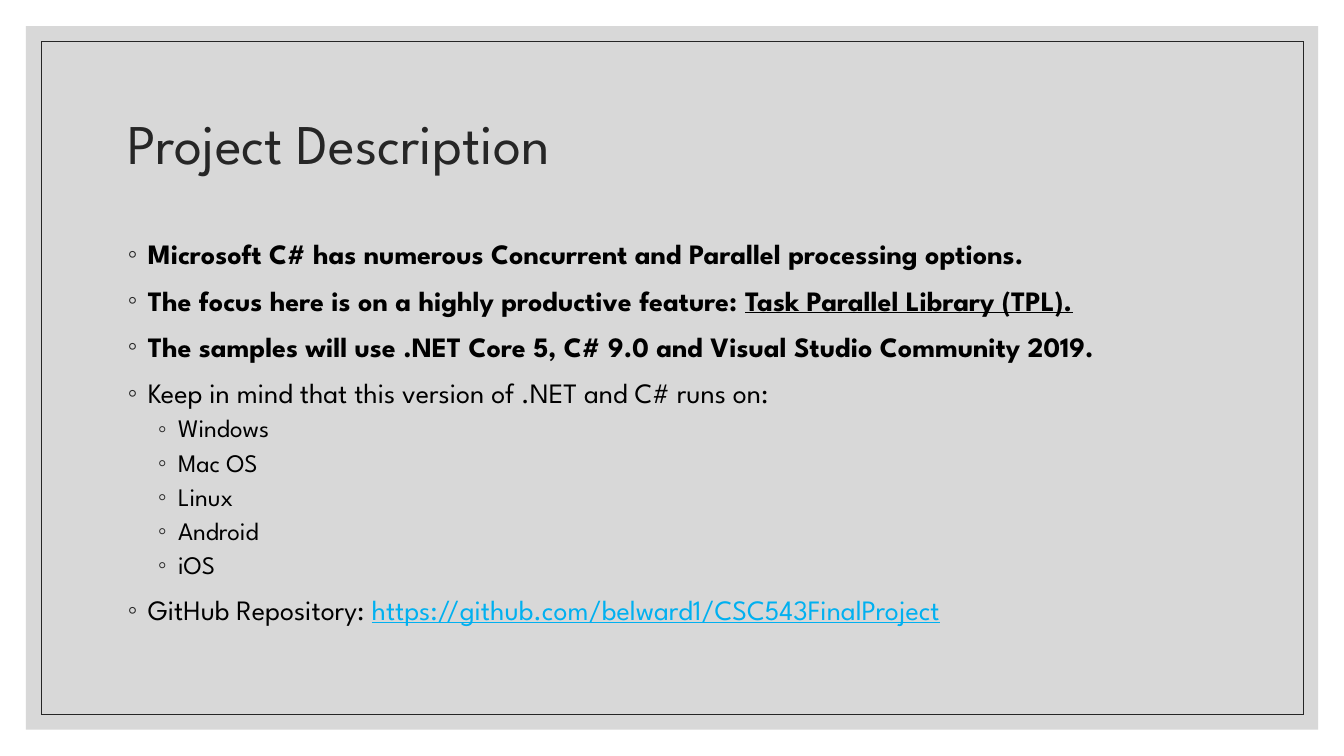
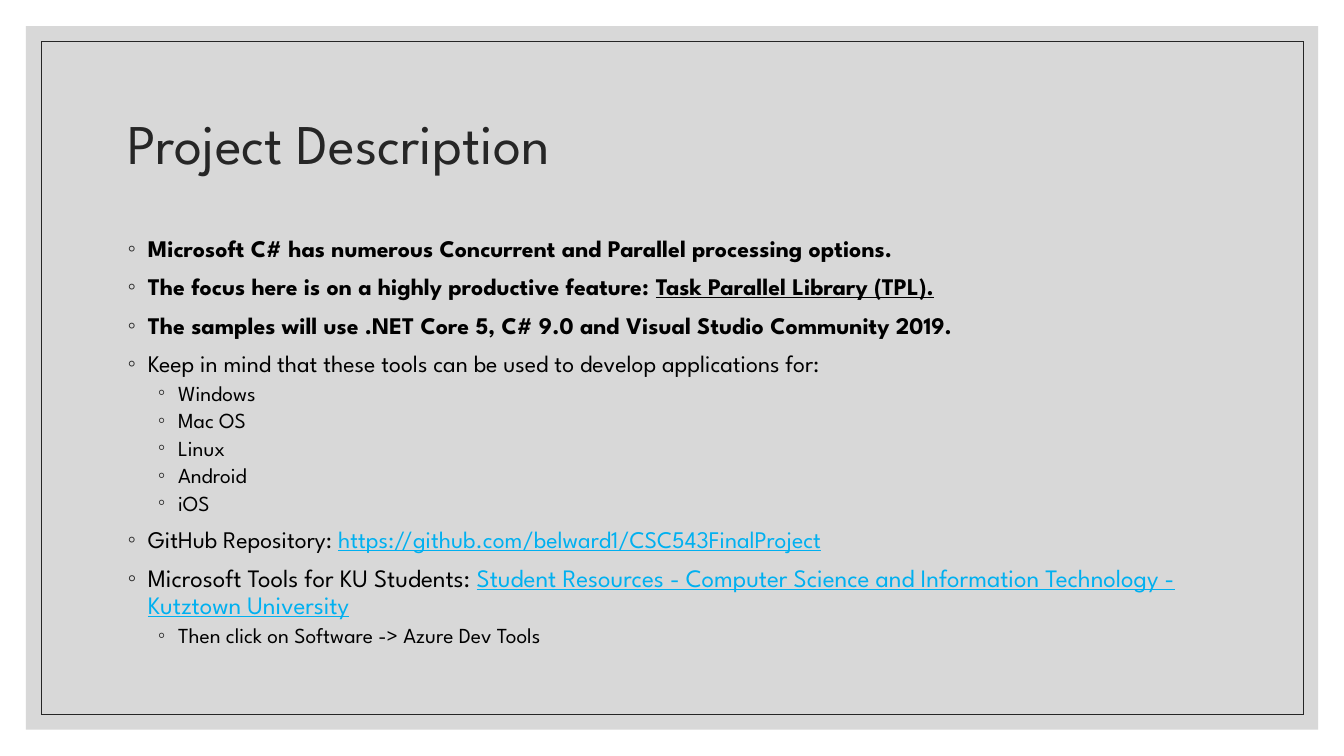
Before and after one commit to belward1/CSC543FinalProject, a slide deck: slide 2 of CSC543FinalProject/CSC 543 - Spring 2021 - Final Project - Bob Elward.pptx. Drawn at 1344x756 pixels with LibreOffice and Linux fonts; fonts in the diff are those of the drawing. Boxes give left, top, right and bottom in pixels: in the first picture for what was removed or moved away, otherwise in the second. Text is boxed around its words. In the diff, an @@ line names an element or a change of style, - is before the commit and + after.

```diff
--- a/CSC543FinalProject/CSC 543 - Spring 2021 - Final Project - Bob Elward.pptx
+++ b/CSC543FinalProject/CSC 543 - Spring 2021 - Final Project - Bob Elward.pptx
@@ text at [148,240,952,553]: size 20 to 17 pt in "Microsoft C# has numerous Concurrent and Parallel ...", "The focus here is on a highly ...", "The samples will use .NET Core 5, ...", "GitHub Repository: https://github.com/belward1/CSC543FinalPr ..."; size 18 to 15.3 pt in "Windows", "Mac OS", "Linux", "Android" and 1 more places; line spacing 1 to 0.9; line spacing 0.9 to 0.8 @@
@@ text at [148,355,819,377]: text changed; size 20 to 17 pt @@
-◦ Keep in mind that this version of .NET and C# runs on:
+◦ Keep in mind that these tools can be used to develop applications for:
@@ text at [148,569,1158,644]: paragraphs added @@
+◦ Microsoft Tools for KU Students: Student Resources - Computer Science and Information Technology - Kutztown University
+  ◦ Then click on Software -> Azure Dev Tools
```
Also in this commit, not shown: 7 other slides changed, 5 other files.
